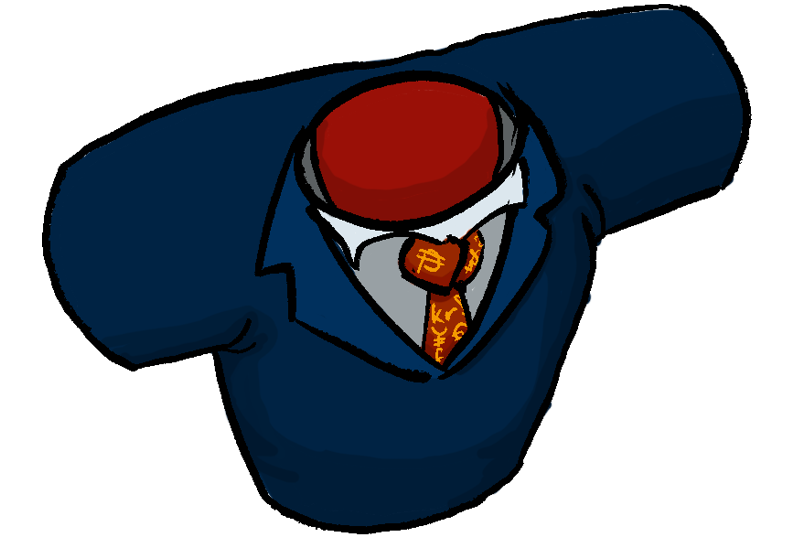
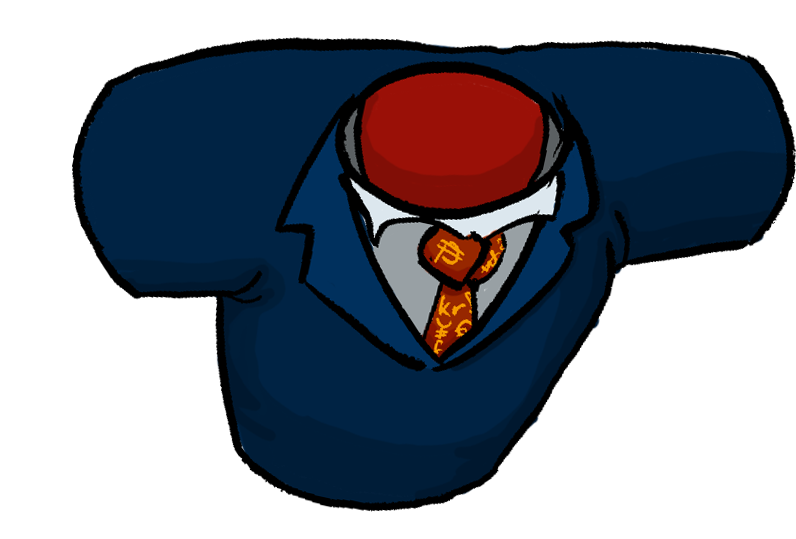
Comparing the layer stacks of the two (796, 539) images. Changes:
painted on "Copy of Background" over [42, 4, 796, 535]
